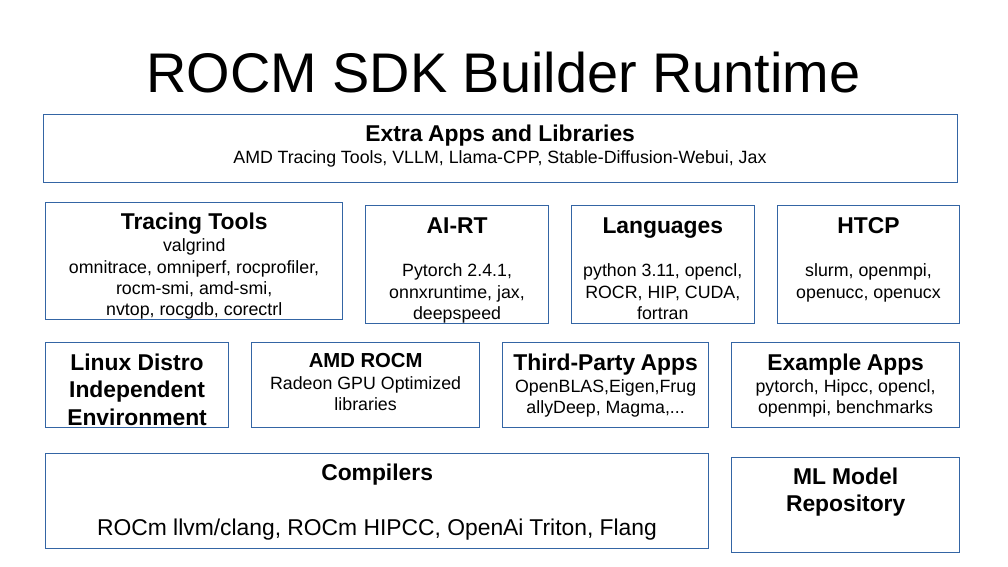
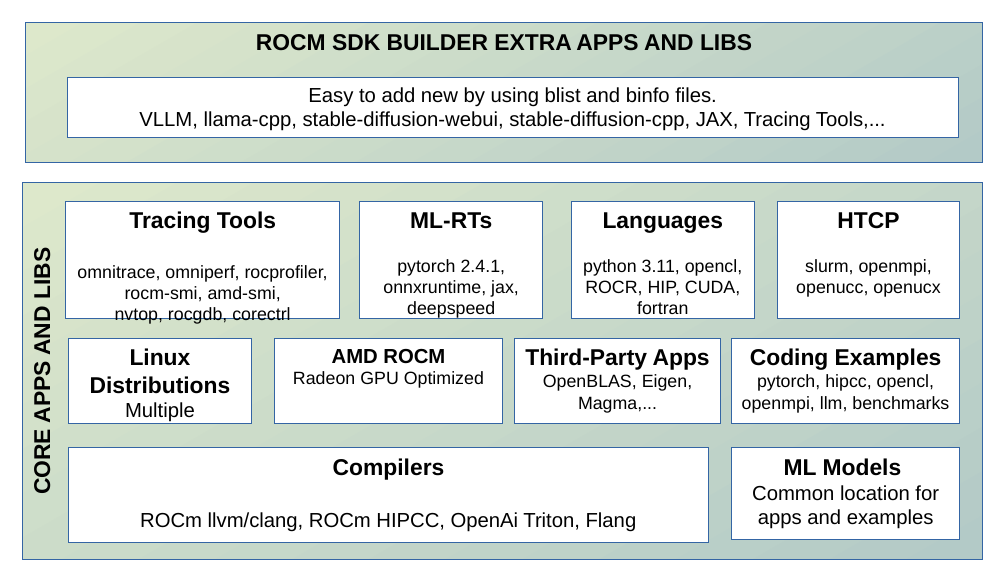
Before and after one commit to lamikr/rocm_sdk_builder, a slide deck: slide 2 of docs/presentations/rocm_sdk_builder.odp. Drawn at 1008x567 pixels with LibreOffice and Linux fonts; fonts in the diff are those of the drawing. Boxes give left, top, right and bottom in pixels: in the first picture for what was removed or moved away, otherwise in the second. Text is boxed around its words. In the diff, an @@ line names an element or a change of style, - is before the commit and + after.

```diff
--- a/docs/presentations/rocm_sdk_builder.odp
+++ b/docs/presentations/rocm_sdk_builder.odp
@@ rectangle "ROCM SDK BUILDER EXTRA APPS ...": place and size @@
-rectangle "ROCM SDK BUILDER EXTRA APPS ..." at (147,51,860,93)
+rectangle "ROCM SDK BUILDER EXTRA APPS ..." at (26,23,983,163)
@@ rectangle "ROCM SDK BUILDER EXTRA APPS ..." at (26,23,983,163): vertical alignment middle to top; fill none to gradient #DDE8CB to #B3CAC7; outline none to #3465A4 0 pt @@
@@ text in rectangle at (256,34,752,51): text changed; size 44 to 18 pt; bold on @@
-ROCM SDK Builder Runtime
+ROCM SDK BUILDER EXTRA APPS AND LIBS
@@ rectangle "Easy to add new by ...": place and size @@
-rectangle "Easy to add new by ..." at (43,114,958,183)
+rectangle "Easy to add new by ..." at (67,78,959,137)
@@ text in rectangle at (139,87,886,131): text changed; size 14 to 16 pt @@
-Extra Apps and Libraries
-AMD Tracing Tools, VLLM, Llama-CPP, Stable-Diffusion-Webui, Jax
+Easy to add new by using blist and binfo files.
+VLLM, llama-cpp, stable-diffusion-webui, stable-diffusion-cpp, JAX, Tracing Tools,...
@@ rectangle added at (23,183,983,560), fill gradient #DDE8CB to #B3CAC7, outline #3465A4 0 pt, 18 pt, text #000000, bold @@
+CORE APPS AND LIBS
@@ rectangle "Tracing Tools": place and size @@
-rectangle "Tracing Tools" at (46,202,343,320)
+rectangle "Tracing Tools" at (66,201,340,319)
@@ rectangle "ML-RTs": place and size @@
-rectangle "ML-RTs" at (366,206,549,324)
+rectangle "ML-RTs" at (360,201,543,319)
@@ text in rectangle at (163,238,225,255): paragraph removed @@
-valgrind
@@ text in rectangle at (383,212,519,297): text changed @@
-AI-RT
-Pytorch 2.4.1, onnxruntime, jax,
+ML-RTs
+pytorch 2.4.1, onnxruntime, jax,
@@ rectangle "Linux Distributions Multiple": place and size @@
-rectangle "Linux Distributions Multiple" at (46,343,229,428)
+rectangle "Linux Distributions Multiple" at (69,338,252,424)
@@ text in rectangle at (90,348,231,422): text changed @@
-Linux Distro Independent Environment
+Linux Distributions Multiple
@@ rectangle "AMD ROCM": place and size @@
-rectangle "AMD ROCM" at (252,343,480,428)
+rectangle "AMD ROCM" at (274,338,503,424)
@@ rectangle "Third-Party Apps": place and size @@
-rectangle "Third-Party Apps" at (503,343,709,428)
+rectangle "Third-Party Apps" at (515,338,721,424)
@@ 3 rectangles: place and size @@
-3 rectangles at (572,206,960,428)
+3 rectangles at (572,201,960,424)
@@ text in rectangle at (742,348,949,413): text changed @@
-Example Apps
-pytorch, Hipcc, opencl, openmpi, benchmarks
+Coding Examples
+pytorch, hipcc, opencl, openmpi, llm, benchmarks
@@ text in rectangle at (293,371,484,388): text changed @@
-Radeon GPU Optimized libraries
+Radeon GPU Optimized
@@ text in rectangle at (543,374,692,413): text changed @@
-OpenBLAS,Eigen,FrugallyDeep, Magma,...
+OpenBLAS, Eigen, Magma,...
@@ rectangle "Compilers": place and size @@
-rectangle "Compilers" at (46,454,709,549)
+rectangle "Compilers" at (69,448,709,543)
@@ rectangle added at (732,448,960,540), fill #FFFFFF, outline #3465A4 0 pt, 16 pt, text #000000 @@
+ML Models
+Common location for apps and examples
@@ rectangle removed at (732,457,960,552) @@
-ML Model Repository
@@ text in rectangle at (140,512,637,532): size 18 to 16 pt in "ROCm llvm/clang, ROCm HIPCC, OpenAi Triton, Flang" @@
```
Also in this commit, not shown: 2 other slides changed, 5 other files.
